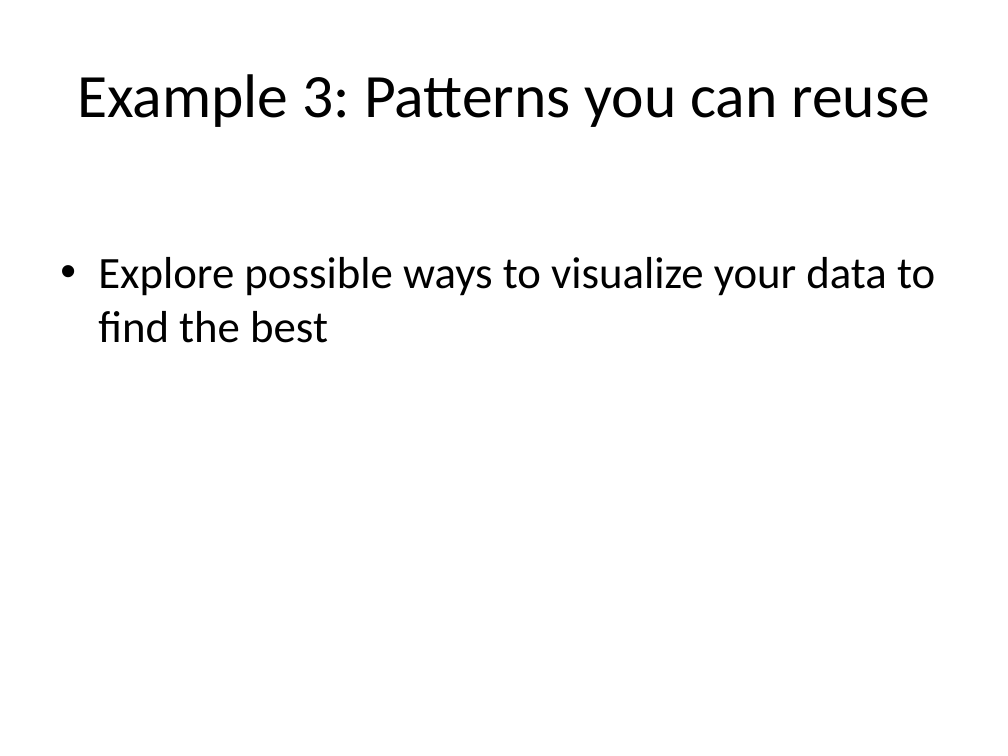
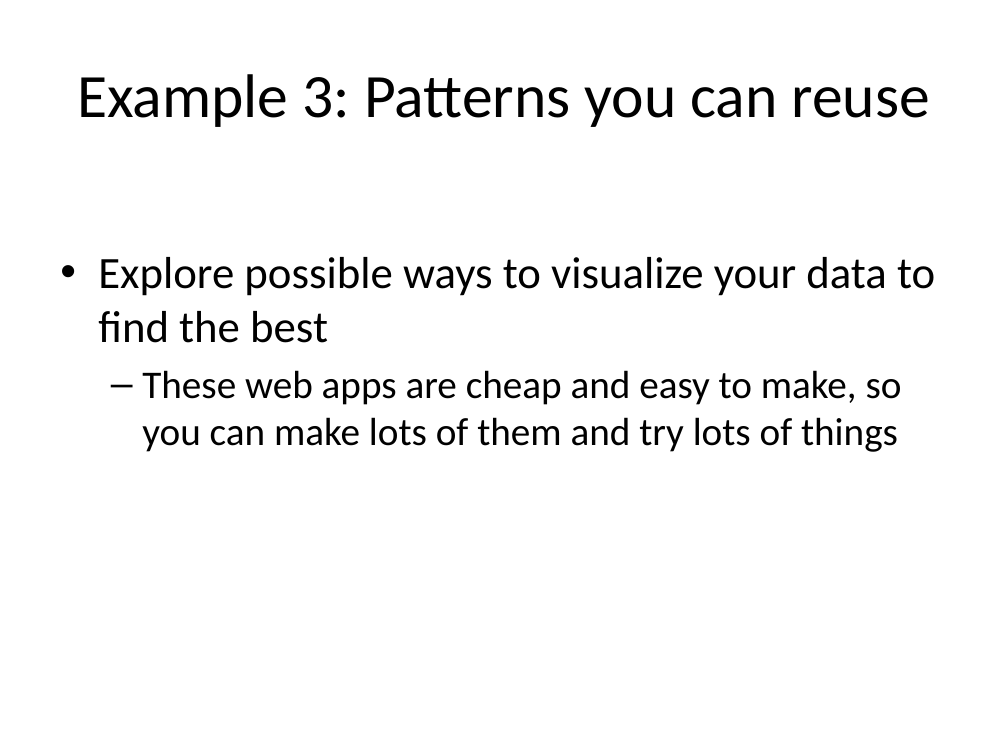
Before and after one commit to conormackey/disposable-webapps, a slide deck: slide 17 of demo_slides/llm_disposable_webapps_demo.pptx. Drawn at 1008x756 pixels with LibreOffice and Linux fonts; fonts in the diff are those of the drawing. Boxes give left, top, right and bottom in pixels: in the first picture for what was removed or moved away, otherwise in the second. Text is boxed around its words. In the diff, an @@ line names an element or a change of style, - is before the commit and + after.

```diff
--- a/demo_slides/llm_disposable_webapps_demo.pptx
+++ b/demo_slides/llm_disposable_webapps_demo.pptx
@@ text at <box>142,370,902,452</box>: paragraph added @@
+  – These web apps are cheap and easy to make, so you can make lots of them and try lots of things
```
Also in this commit, not shown: 2 other slides changed, 4 other files.
